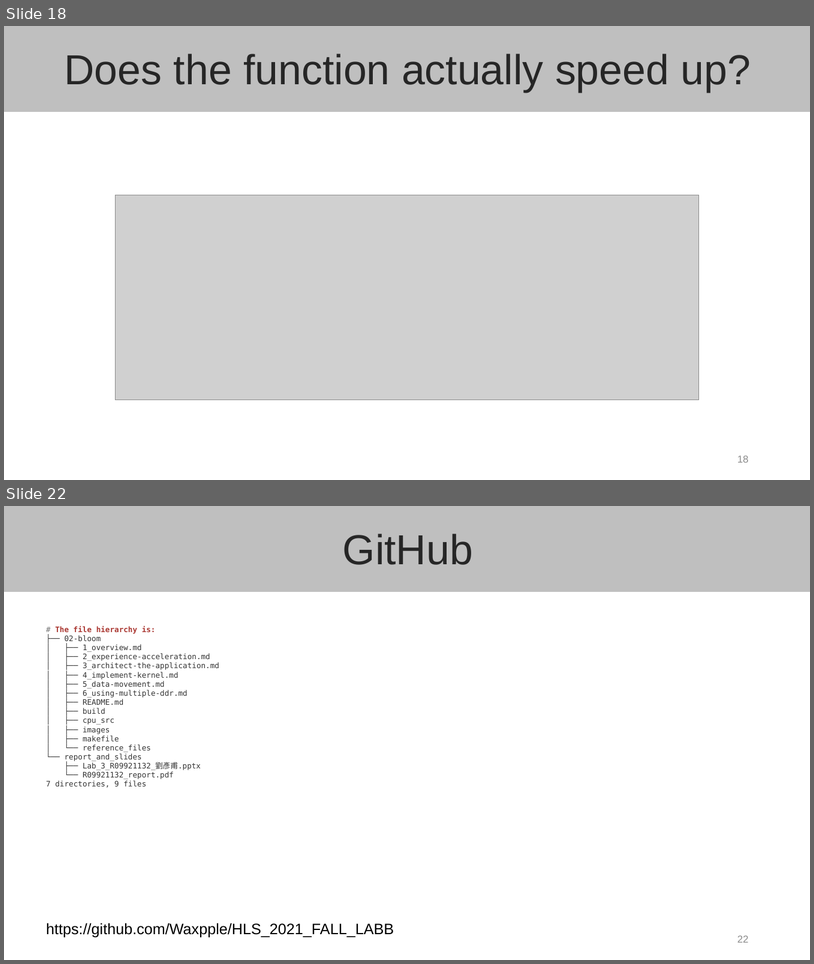
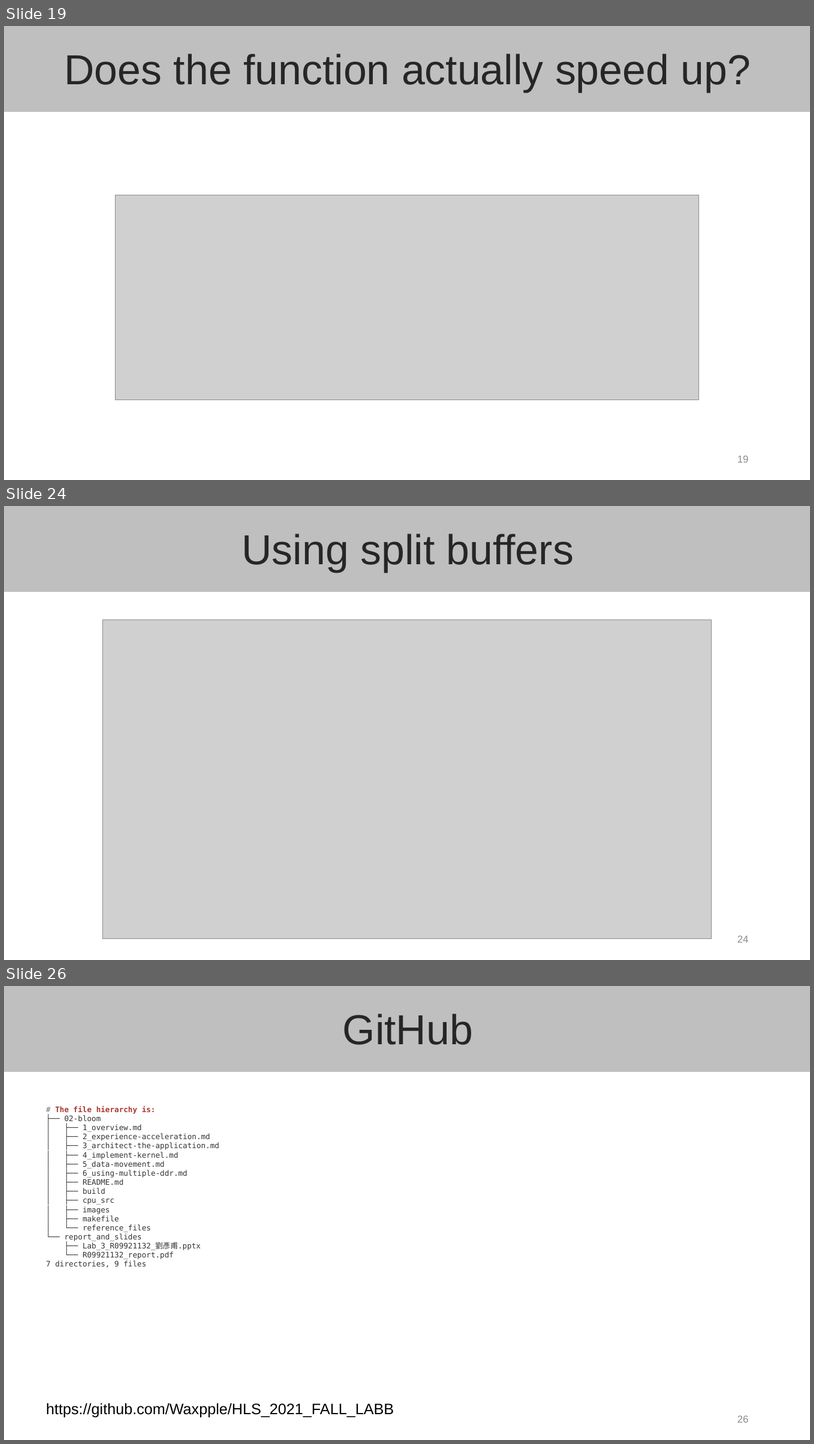
Before and after one commit to Waxpple/HLS_2021_FALL_LABB, a slide deck: report_and_slides/Lab_B_R09921132_劉彥甫.pptx. Shown one above the other, each under a label of ours: slides 18 and 22 before the commit, slides 19, 24 and 26 after it; the slides between them are not shown. The pictures are 814x964 and 814x1444 pixels, drawn with LibreOffice and Linux fonts; fonts in the diff are those of the drawing; grey boxes stand for pictures. Boxes give left, top, right and bottom in pixels: in the first picture for what was removed or moved away, otherwise in the second. Text is boxed around its words. In the diff, an @@ line names an element or a change of style, - is before the commit and + after.

```diff
--- a/report_and_slides/Lab_B_R09921132_劉彥甫.pptx
+++ b/report_and_slides/Lab_B_R09921132_劉彥甫.pptx
@@ slide 24 added at [4,506,810,960], background #FFFFFF; not listed: 1 template element that a slide beside it also shows @@
@@ text added at [242,534,574,572], 50 pt, text #262626 @@
+Using split buffers
@@ picture added at [102,620,713,939] @@
@@ page number added at [738,935,749,942], 12 pt, text #8C8C8C @@
+24
@@ what was slide 18 is now slide 19 @@
@@ what was slide 22 is now slide 26 @@
@@ page number at [738,1415,749,1422]: text changed @@
-22
+26
```
Also in this commit, not shown: 4 slides changed, 3 other slides added, 5 other files.
